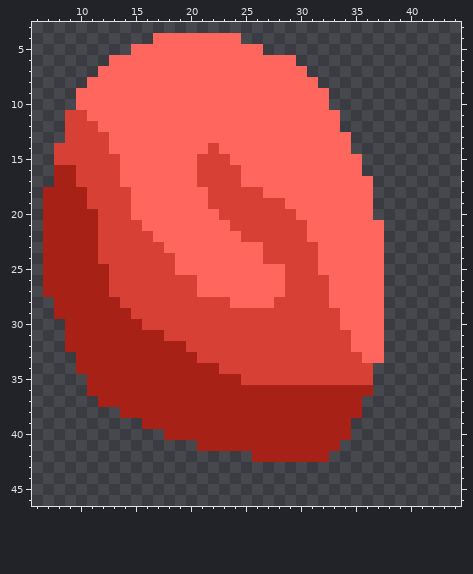
Pixel-art sprite: sprites/blocks/environment/props/cinnabar-boulder3.png. Above, as it was before the edit.
The file is 48x48 pixels. Shown: x 6..44, y 3..46.
Now the later version:
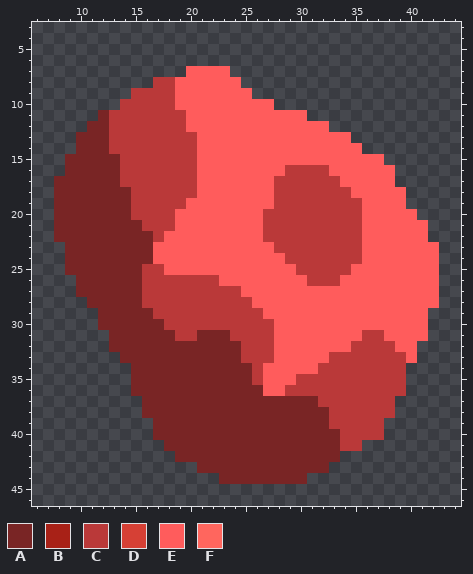
Palette (. is transparent): A #792525  B #a82117  C #ba3939  D #d64035  E #ff5c5c  F #ff665e
The commit says: oh also have some random boulders i guess idk the niebieskite ones are wip
Changes in this commit:
Changed rows in their new state; - is an unchanged pixel.
first column x 7:
 4 ----------........------------------
 5 --------............----------------
 6 ------.................-------------
 7 -----........EEEE.......------------
 8 ----......CCEEEEEE.......-----------
 9 ---.....CCCCEEEEEEE.......----------
10 ---....CCCCCEEEEEEEEE.....----------
11 --...ACCCCCCCEEEEEEEEEEE...---------
12 --..AACCCCCCCEEEEEEEEEEEEE.---------
13 --.AAACCCCCCCCEEEEEEEEEEEEEE--------
14 -..AAACCCCCCCCEEEEEEEEEEEEEEE-------
15 -.AAAAACCCCCCCEEEEEEEEEEEEEEEEE-----
16 -.AAAAACCCCCCCEEEEEEEECCCCEEEEEE----
17 -AAAAAACCCCCCCEEEEEEECCCCCCEEEEE----
18 .AAAAAAACCCCCCEEEEEEECCCCCCCEEEEE---
19 .AAAAAAACCCCCEEEEEEEECCCCCCCCEEEE---
20 .AAAAAAACCCCEEEEEEEECCCCCCCCCEEEEE--
21 .AAAAAAAACCCEEEEEEEECCCCCCCCCEEEEEE-
22 .AAAAAAAAACEEEEEEEEECCCCCCCCCEEEEEE-
23 ..AAAAAAAAEEEEEEEEEEECCCCCCCCEEEEEEE
24 ..AAAAAAAAEEEEEEEEEEEECCCCCCCEEEEEEE
25 ..AAAAAAACCEEEEEEEEEEEECCCCCEEEEEEEE
26 ...AAAAAACCCCCCCEEEEEEEECCCEEEEEEEEE
27 ...AAAAAACCCCCCCCCEEEEEEEEEEEEEEEEEE
28 -...AAAAACCCCCCCCCCEEEEEEEEEEEEEEEEE
29 -....AAAAACCCCCCCCCCEEEEEEEEEEEEEEE-
30 --...AAAAAACCCCCCCCCCEEEEEEEEEEEEEE-
31 --....AAAAAACCAAACCCCEEEEEEEECCEEEE-
32 --....AAAAAAAAAAAACCCEEEEEEECCCCEE--
33 ---....AAAAAAAAAAACCCEEEEECCCCCCCE--
34 ---.....AAAAAAAAAAACEEEEECCCCCCCC---
35 ----....AAAAAAAAAAACEEECCCCCCCCCC---
36 ----....AAAAAAAAAAAAEECCCCCCCCCCC---
37 -----....AAAAAAAAAAAAAAAACCCCCCC----
38 -------..AAAAAAAAAAAAAAAAACCCCCC----
39 ---------.AAAAAAAAAAAAAAAACCCCC-----
40 ----------AAAAAAAAAAAAAAAAACCCC-----
41 -----------AAAAAAAAAAAAAAAACC-------
42 ------------AAAAAAAAAAAAAAA---------
43 --------------AAAAAAAAAAAA----------
44 ----------------AAAAAAAA------------
Pixel boxes of the changes (left, top, right, bottom) in both pictures:
changed: (43, 33, 439, 484)
